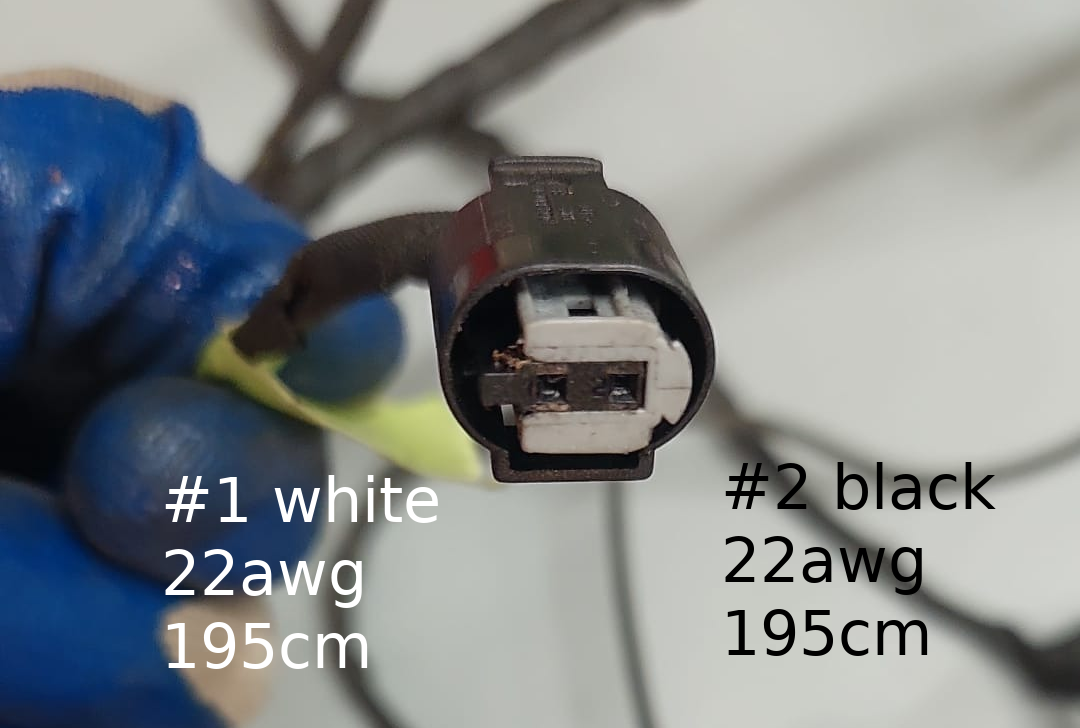
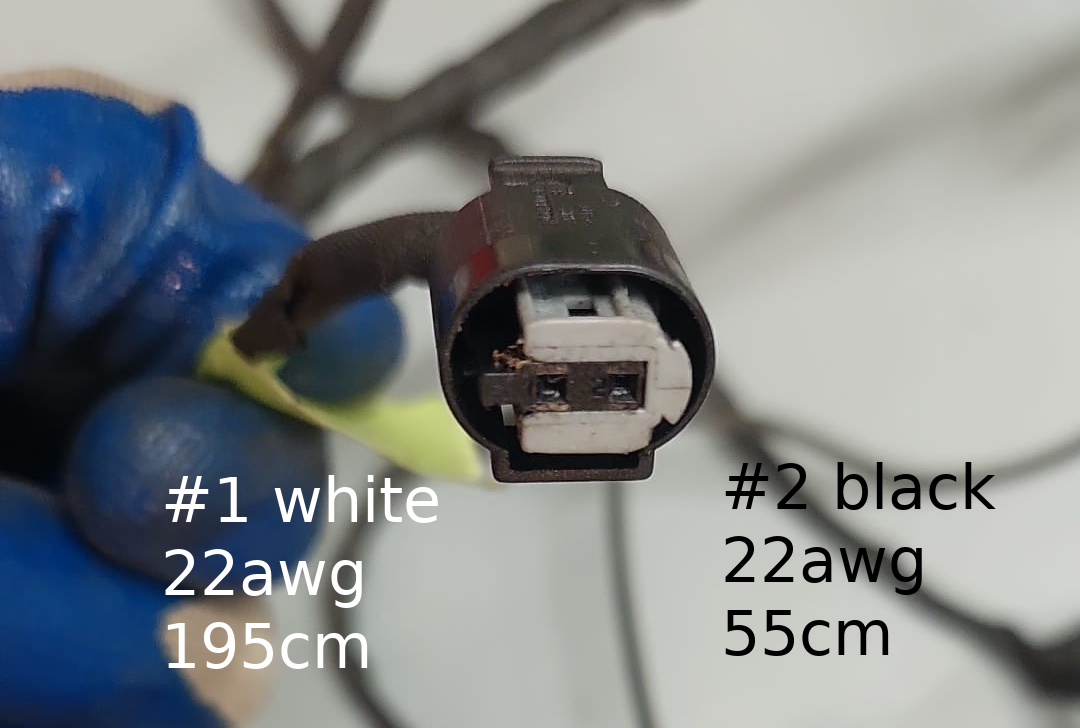
Two versions of the same layered image (1080 × 728). Layer-by-layer changes:
painted on "#2 black ..." over [725, 609, 928, 656]
